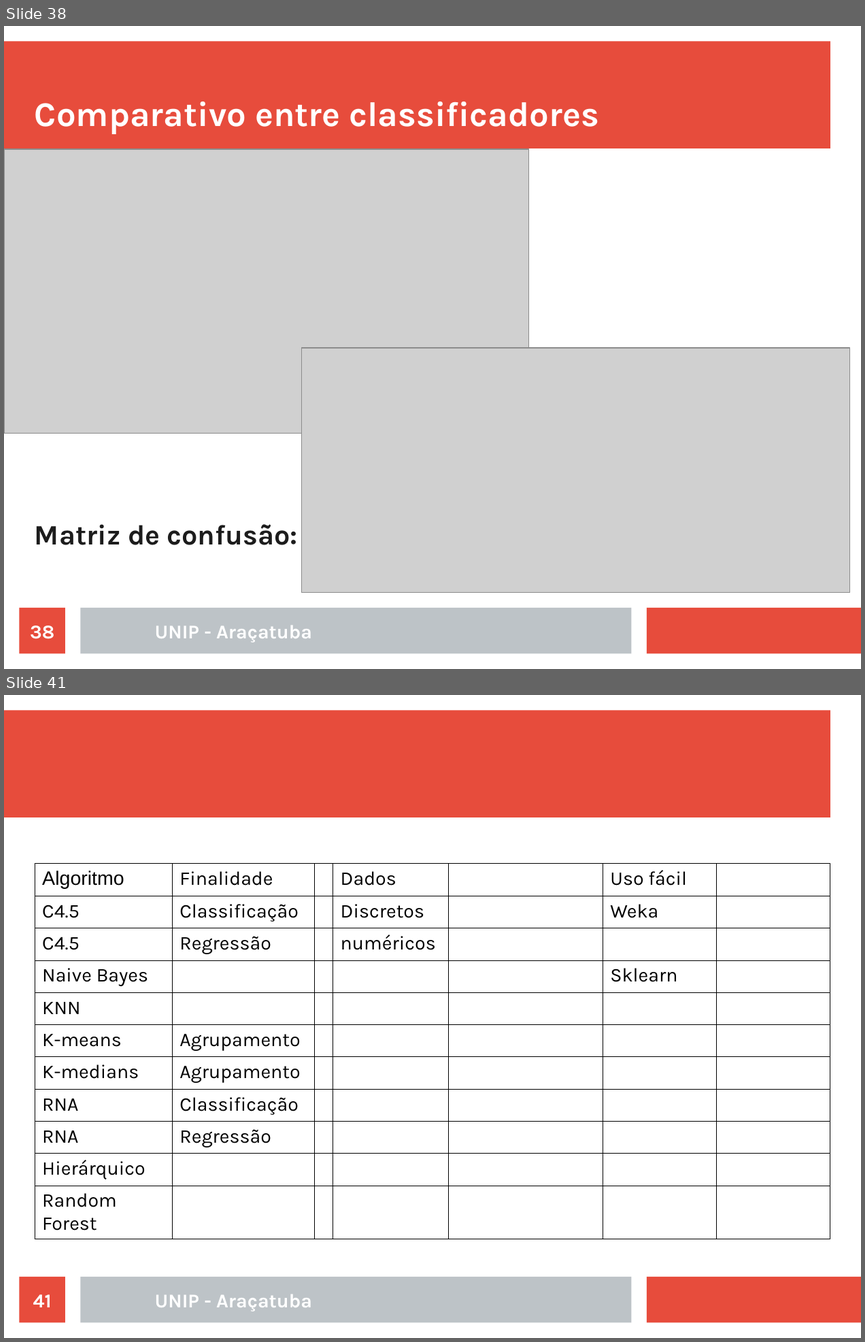
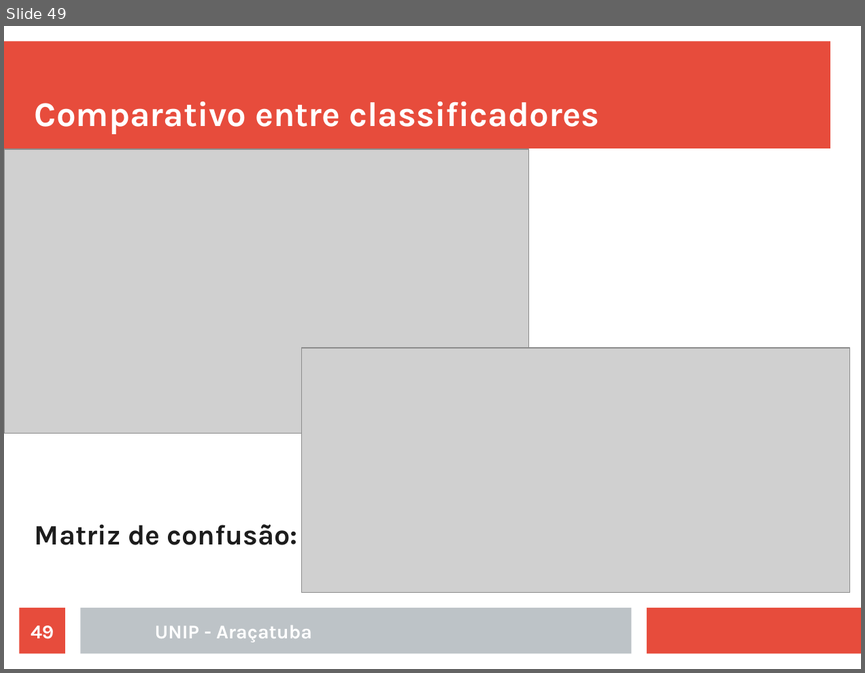
Before and after one commit to rafaelstojoao/pos-unip, a slide deck: [2020][modulo][Machine_Learning]/[aula]03[outrosAlgoritmos].odp. Shown one above the other, each under a label of ours: slides 38 and 41 before the commit, slide 49 after it; the slides between them are not shown. The pictures are 865x1342 and 865x673 pixels, drawn with LibreOffice and Linux fonts; fonts in the diff are those of the drawing; grey boxes stand for pictures. Boxes give left, top, right and bottom in pixels: in the first picture for what was removed or moved away, otherwise in the second. Text is boxed around its words. In the diff, an @@ line names an element or a change of style, - is before the commit and + after.

```diff
--- a/[2020][modulo][Machine_Learning]/[aula]03[outrosAlgoritmos].odp
+++ b/[2020][modulo][Machine_Learning]/[aula]03[outrosAlgoritmos].odp
@@ slide 41 removed at [4,695,861,1338], background #FFFFFF; not listed: 3 template elements that a slide beside it also shows @@
@@ table removed at [35,864,830,1237], 11 rows, 7 columns @@
-Algoritmo | Finalidade |  | Dados |  | Uso fácil | 
-C4.5 | Classificação |  | Discretos |  | Weka | 
-C4.5 | Regressão |  | numéricos |  |  | 
-Naive Bayes |  |  |  |  | Sklearn | 
-KNN |  |  |  |  |  | 
-K-means | Agrupamento |  |  |  |  | 
-K-medians | Agrupamento |  |  |  |  | 
-RNA | Classificação |  |  |  |  | 
-RNA | Regressão |  |  |  |  | 
-Hierárquico |  |  |  |  |  | 
-Random Forest |  |  |  |  |  | 
@@ page number removed at [20,1276,65,1323] @@
-41
@@ text removed at [155,1294,312,1311] @@
-UNIP - Araçatuba
@@ what was slide 38 is now slide 49 @@
@@ page number at [31,625,54,639]: text changed @@
-38
+49
```
Also in this commit, not shown: 5 slides changed, 15 slides added, 32 other slides removed, 6 other files.
